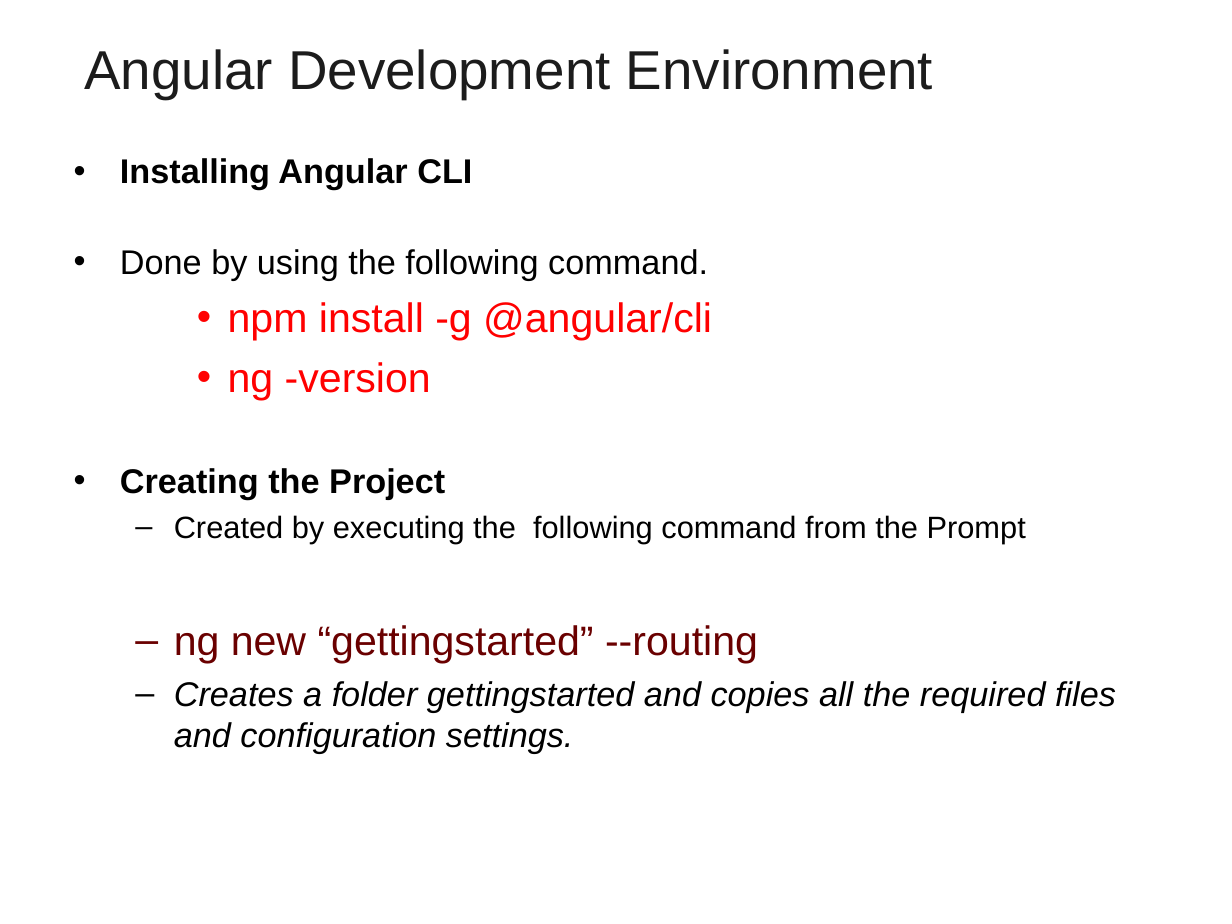
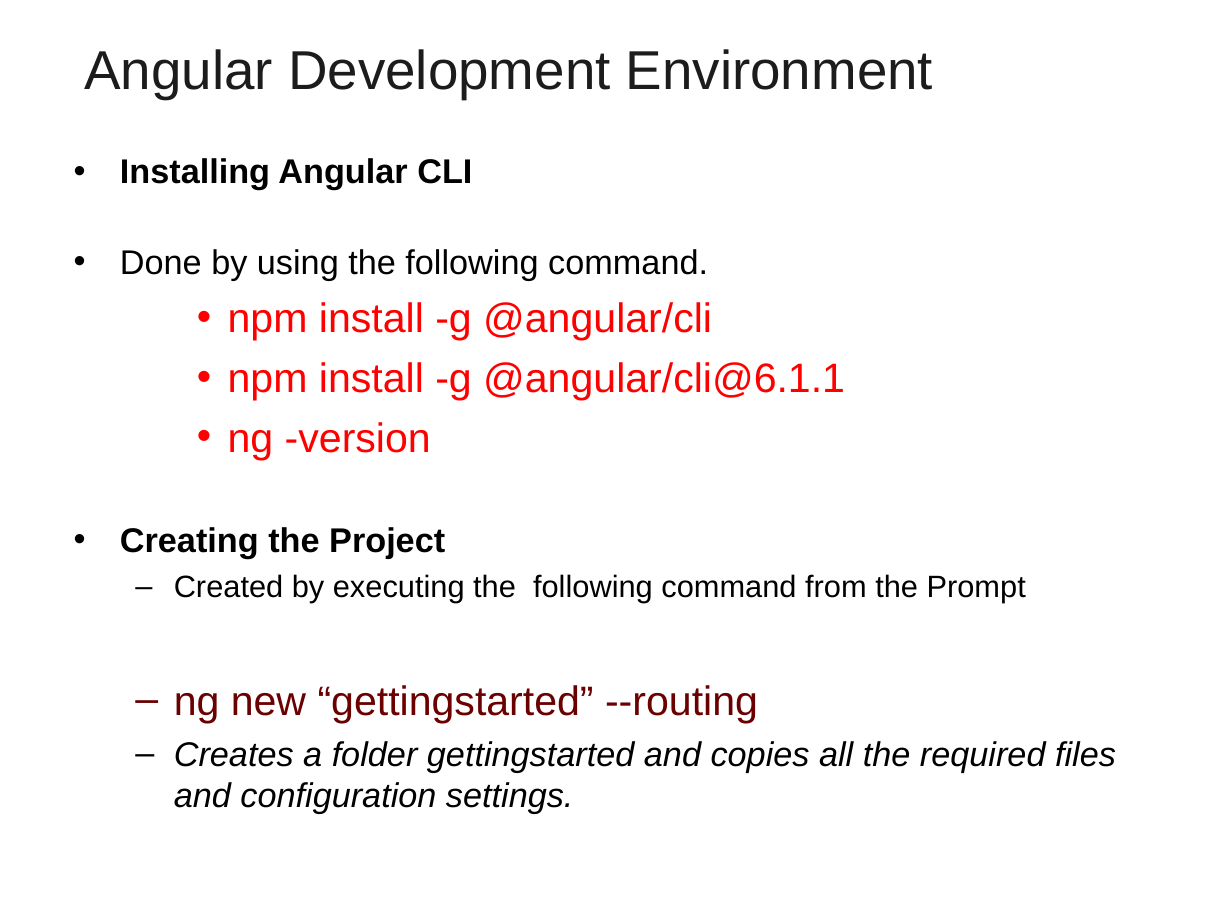
Before and after one commit to vatsanTraining/corejava, a slide deck: slide 59 of Angular_HSBC.ppt. Drawn at 1232x924 pixels with LibreOffice and Linux fonts; fonts in the diff are those of the drawing; background and template pictures are left out. Boxes give left, top, right and bottom in pixels: in the first picture for what was removed or moved away, otherwise in the second. Text is boxed around its words. In the diff, an @@ line names an element or a change of style, - is before the commit and + after.

```diff
--- a/Angular_HSBC.ppt
+++ b/Angular_HSBC.ppt
@@ text at (228, 362, 845, 400): paragraph added @@
+    • npm install -g @angular/cli@6.1.1
```
Also in this commit, not shown: 13 slides added.
